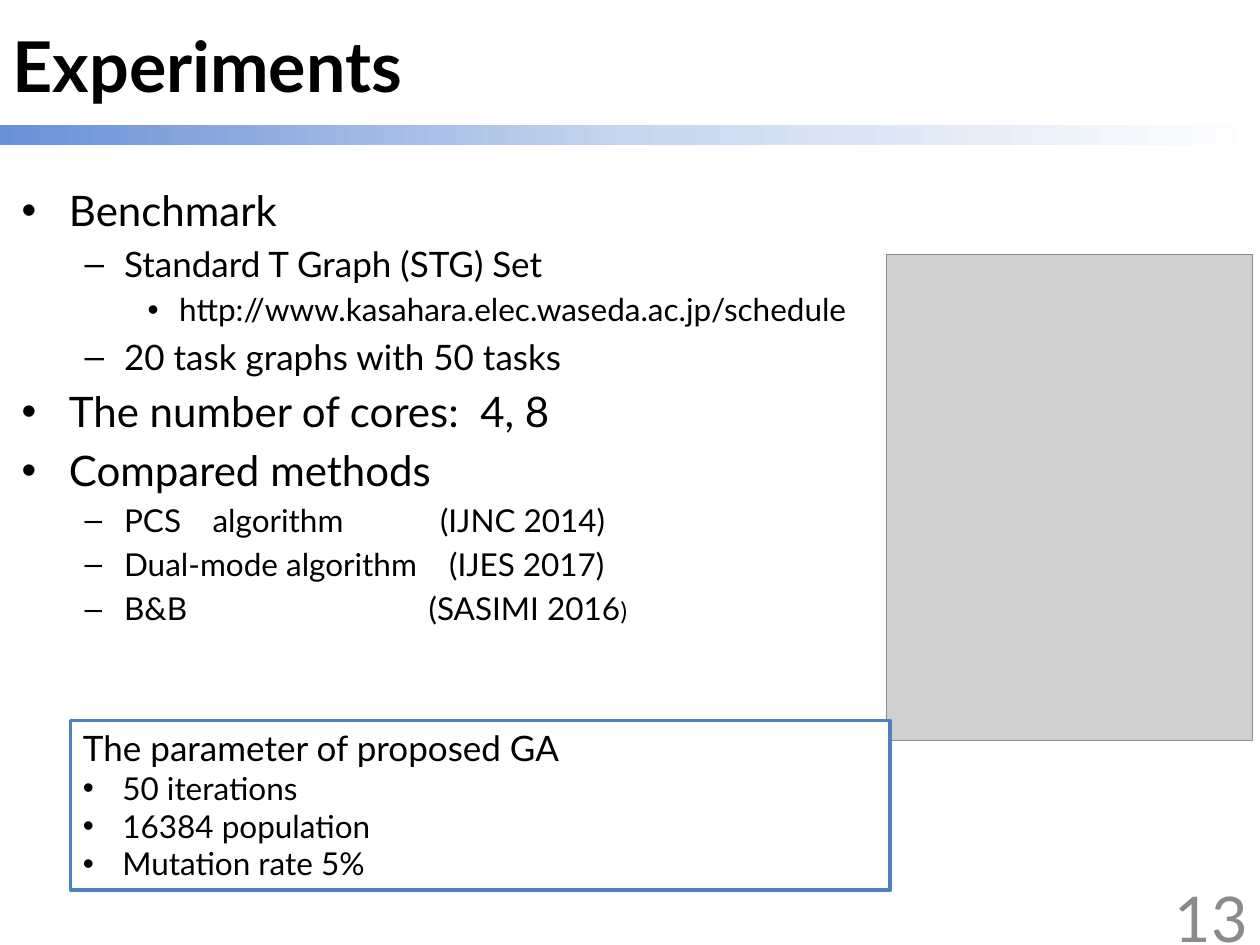
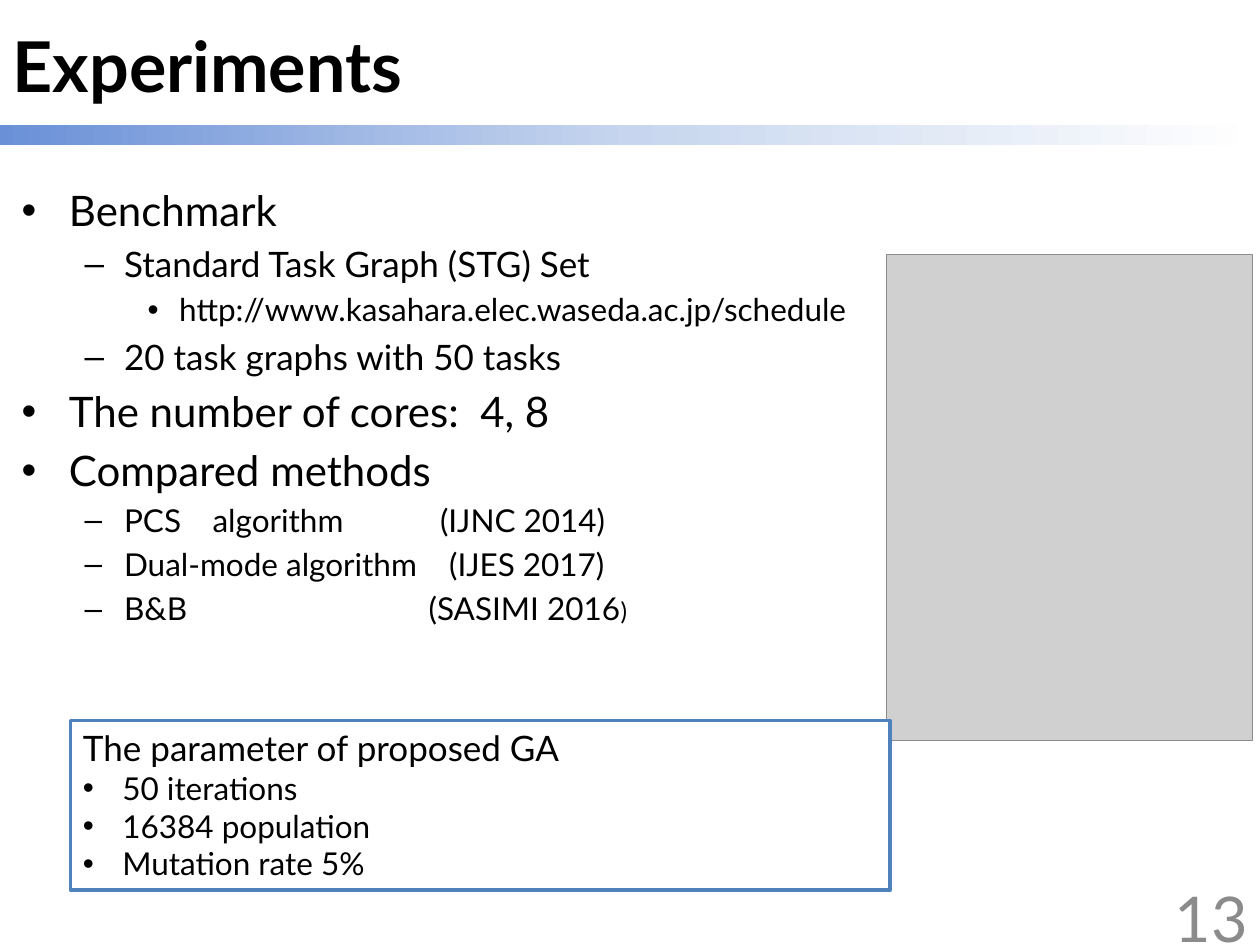
Before and after one commit to scomup/Genetic_Scheduler, a slide deck: slide 13 of ppt.pptx. Drawn at 1260x945 pixels with LibreOffice and Linux fonts; fonts in the diff are those of the drawing; grey boxes stand for pictures. Boxes give left, top, right and bottom in pixels: in the first picture for what was removed or moved away, otherwise in the second. Text is boxed around its words. In the diff, an @@ line names an element or a change of style, - is before the commit and + after.

```diff
--- a/ppt.pptx
+++ b/ppt.pptx
@@ text at box(124, 250, 590, 283): text changed @@
-  – Standard T Graph (STG) Set
+  – Standard Task Graph (STG) Set
```
Also in this commit, not shown: 1 other slide changed.
